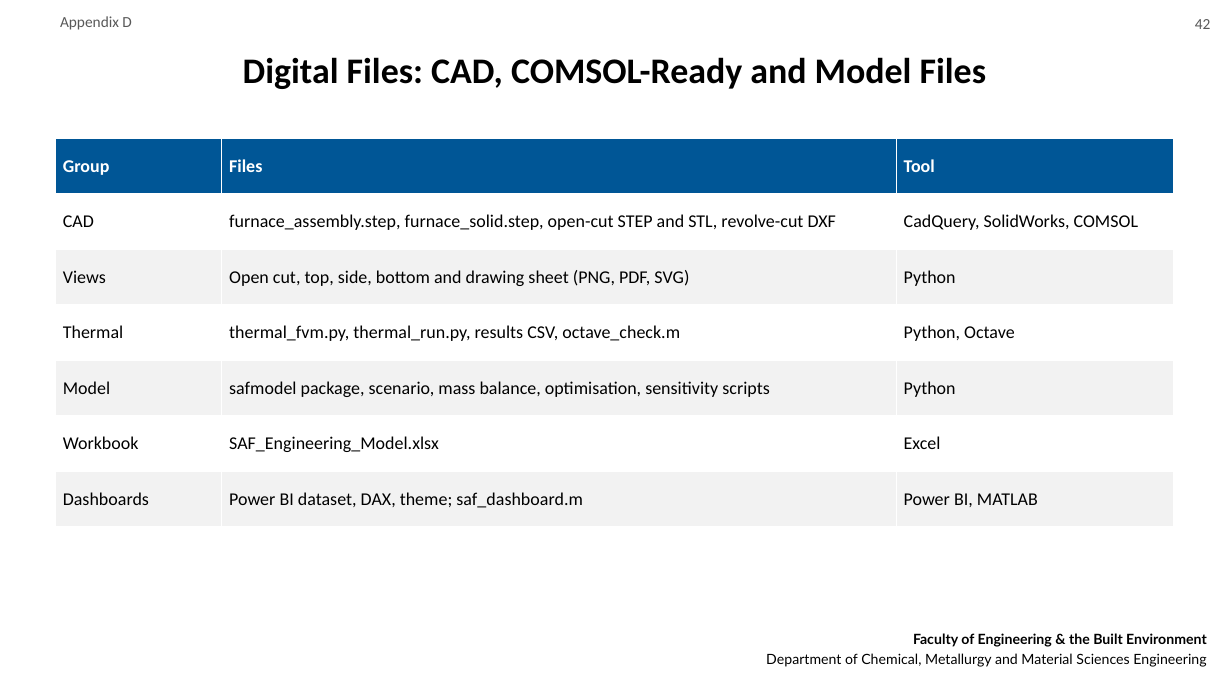
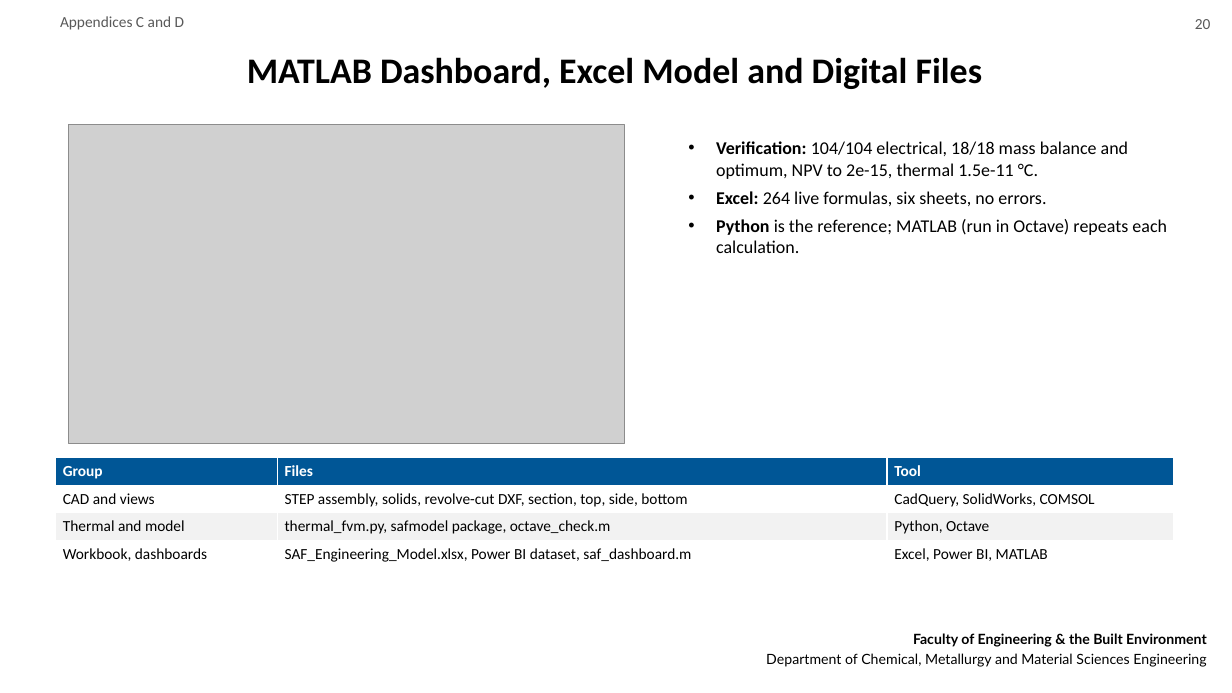
Before and after one commit to motsemmetebogo6-blip/START-UP, a slide deck: slide 20 of deliverables/MPG118S_Final_Presentation.pptx (slide 42 before the commit). Drawn at 1232x693 pixels with LibreOffice and Linux fonts; fonts in the diff are those of the drawing; grey boxes stand for pictures; background and template pictures are left out. Boxes give left, top, right and bottom in pixels: in the first picture for what was removed or moved away, otherwise in the second. Text is boxed around its words. In the diff, an @@ line names an element or a change of style, - is before the commit and + after.

```diff
--- a/deliverables/MPG118S_Final_Presentation.pptx
+++ b/deliverables/MPG118S_Final_Presentation.pptx
@@ text at [60, 16, 184, 30]: text changed @@
-Appendix D
+Appendices C and D
@@ text at [1195, 19, 1211, 29]: text changed @@
-42
+20
@@ title at [247, 57, 982, 89]: text changed @@
-Digital Files: CAD, COMSOL-Ready and Model Files
+MATLAB Dashboard, Excel Model and Digital Files
@@ picture added at [68, 125, 625, 444] @@
@@ text added at [716, 141, 1167, 253], 14 pt, text #000000 @@
+• Verification: 104/104 electrical, 18/18 mass balance and optimum, NPV to 2e-15, thermal 1.5e-11 °C.
+• Excel: 264 live formulas, six sheets, no errors.
+• Python is the reference; MATLAB (run in Octave) repeats each calculation.
@@ table at [55, 457, 1174, 568] @@
-row 2: CAD | furnace_assembly.step, furnace_solid.step, open-cut STEP and STL, revolve-cut DXF | CadQuery, SolidWorks, COMSOL
-row 3: Views | Open cut, top, side, bottom and drawing sheet (PNG, PDF, SVG) | Python
-row 4: Thermal | thermal_fvm.py, thermal_run.py, results CSV, octave_check.m | Python, Octave
-row 5: Model | safmodel package, scenario, mass balance, optimisation, sensitivity scripts | Python
-row 6: Workbook | SAF_Engineering_Model.xlsx | Excel
-row 7: Dashboards | Power BI dataset, DAX, theme; saf_dashboard.m | Power BI, MATLAB
+row 2: CAD and views | STEP assembly, solids, revolve-cut DXF, section, top, side, bottom | CadQuery, SolidWorks, COMSOL
+row 3: Thermal and model | thermal_fvm.py, safmodel package, octave_check.m | Python, Octave
+row 4: Workbook, dashboards | SAF_Engineering_Model.xlsx, Power BI dataset, saf_dashboard.m | Excel, Power BI, MATLAB
@@ table: place and size @@
-table at [55, 139, 1174, 527]
+table at [55, 457, 1174, 568]
```
Also in this commit, not shown: 16 other slides changed, 4 slides added, 30 slides removed, 3 other files.
